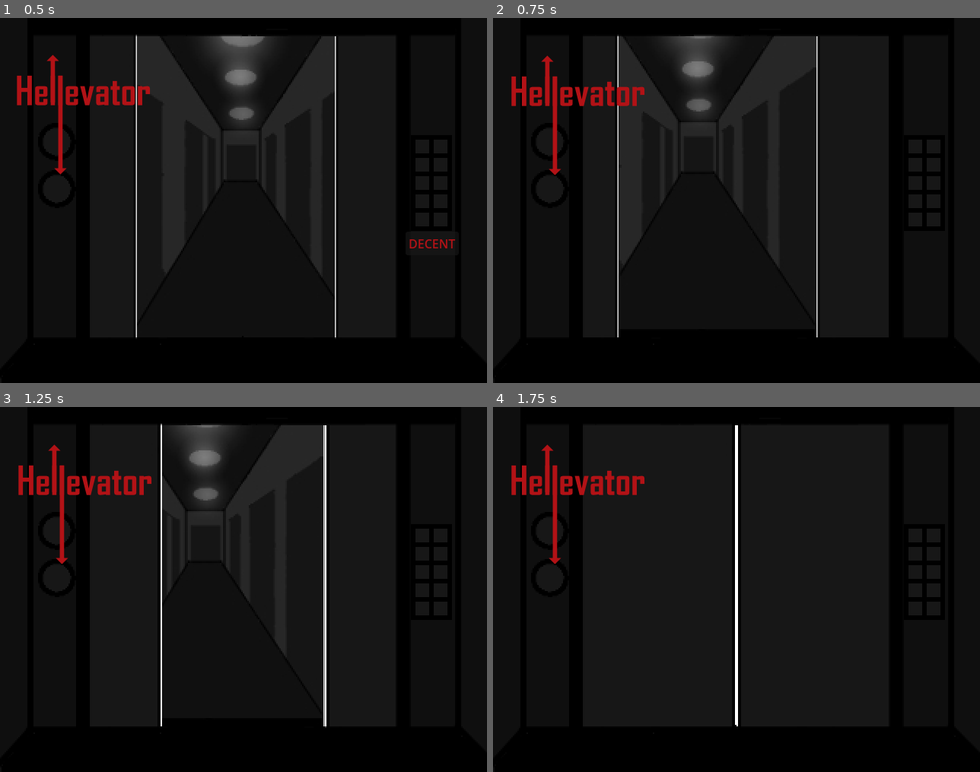
Above: before the commit, frames 1-4 (two rows, left to right).
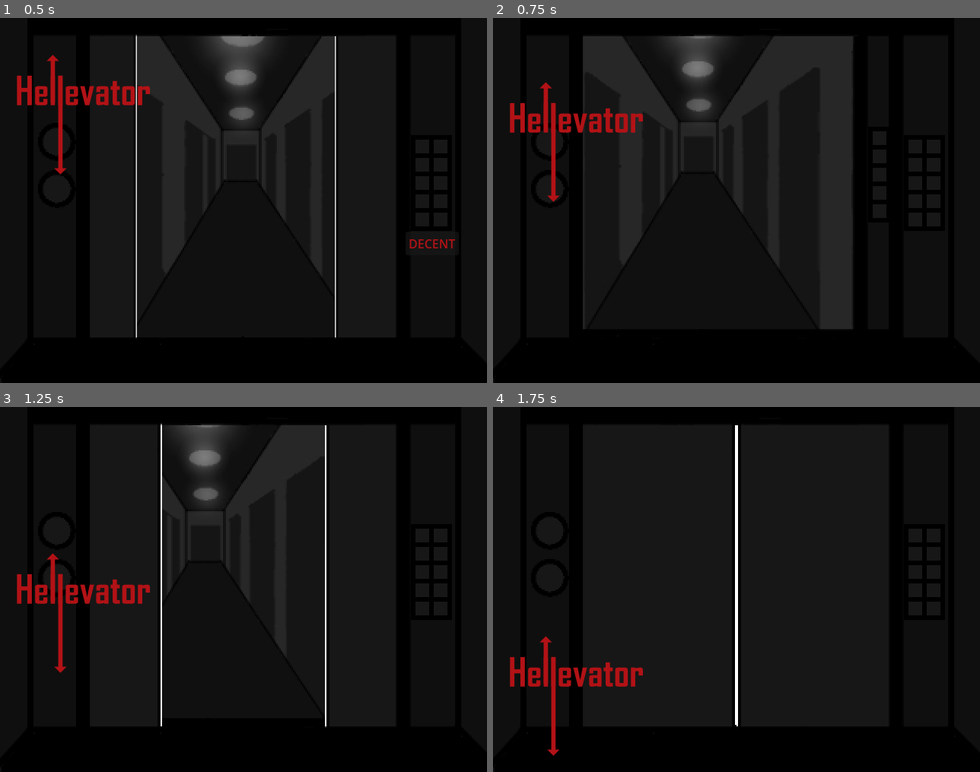
Above: after the commit, the same moments.

Repository: Crybaton/Hellevator
Game: Godot game, scene res://Scenes/start_menu_scene.tscn
The game is run twice, just before and just after one commit, with the same random seed, the same clock (stepped at 60 frames per second) and the same inputs.
Inputs:
- Up to frame 1 (0.5 s): no input
- Up to frame 2 (0.75 s): click "DECENT" at 0.5 s
- Up to frame 3 (1.25 s): no input
- Up to frame 4 (1.75 s): click "DECENT" at 1.25 s

Frame 1 is identical in both runs. In frame 2, 3.0% of the frame differs, in the area x 3-68%, y 4-88%; in frame 3, 3.0%; in frame 4, 2.7%.

Commit message:
Menü Update

Diff:
--- a/Scenes/start_menu_scene.tscn
+++ b/Scenes/start_menu_scene.tscn
@@ -9,6 +9,144 @@
 [ext_resource type="Texture2D" uid="uid://cw57o33mlp4gw" path="res://Assets/Finished/Elevator/Doors.png" id="4_fgyjo"]
 [ext_resource type="Texture2D" uid="uid://cd2piiafyk6x" path="res://Assets/Placeholder/HELLEVATOR Logo.png" id="7_kwaka"]
 
+[sub_resource type="Animation" id="Animation_3yj3u"]
+resource_name = "LogoDown"
+length = 2.0
+tracks/0/type = "value"
+tracks/0/imported = false
+tracks/0/enabled = true
+tracks/0/path = NodePath("ParallaxAtHome/Logo:size")
+tracks/0/interp = 1
+tracks/0/loop_wrap = true
+tracks/0/keys = {
+"times": PackedFloat32Array(0),
+"transitions": PackedFloat32Array(1),
+"update": 0,
+"values": [Vector2(640, 480)]
+}
+tracks/1/type = "value"
+tracks/1/imported = false
+tracks/1/enabled = true
+tracks/1/path = NodePath("ParallaxAtHome/Logo:position")
+tracks/1/interp = 1
+tracks/1/loop_wrap = true
+tracks/1/keys = {
+"times": PackedFloat32Array(0, 2),
+"transitions": PackedFloat32Array(1, 1),
+"update": 0,
+"values": [Vector2(0, 0), Vector2(0, 433.17)]
+}
+
+[sub_resource type="Animation" id="Animation_kwaka"]
+length = 0.001
+tracks/0/type = "value"
+tracks/0/imported = false
+tracks/0/enabled = true
+tracks/0/path = NodePath("ParallaxAtHome/Logo:size")
+tracks/0/interp = 1
+tracks/0/loop_wrap = true
+tracks/0/keys = {
+"times": PackedFloat32Array(0),
+"transitions": PackedFloat32Array(1),
+"update": 0,
+"values": [Vector2(640, 480)]
+}
+tracks/1/type = "value"
+tracks/1/imported = false
+tracks/1/enabled = true
+tracks/1/path = NodePath("ParallaxAtHome/Logo:position")
+tracks/1/interp = 1
+tracks/1/loop_wrap = true
+tracks/1/keys = {
+"times": PackedFloat32Array(0),
+"transitions": PackedFloat32Array(1),
+"update": 0,
+"values": [Vector2(0, 0)]
+}
+tracks/2/type = "value"
+tracks/2/imported = false
+tracks/2/enabled = true
+tracks/2/path = NodePath("ParallaxAtHome/Doors:size")
+tracks/2/interp = 1
+tracks/2/loop_wrap = true
+tracks/2/keys = {
+"times": PackedFloat32Array(0),
+"transitions": PackedFloat32Array(1),
+"update": 0,
+"values": [Vector2(640, 480)]
+}
+tracks/3/type = "value"
+tracks/3/imported = false
+tracks/3/enabled = true
+tracks/3/path = NodePath("ParallaxAtHome/Doors:position")
+tracks/3/interp = 1
+tracks/3/loop_wrap = true
+tracks/3/keys = {
+"times": PackedFloat32Array(0),
+"transitions": PackedFloat32Array(1),
+"update": 0,
+"values": [Vector2(0, 0)]
+}
+tracks/4/type = "value"
+tracks/4/imported = false
+tracks/4/enabled = true
+tracks/4/path = NodePath("ParallaxAtHome/Doors:scale")
+tracks/4/interp = 1
+tracks/4/loop_wrap = true
+tracks/4/keys = {
+"times": PackedFloat32Array(0),
+"transitions": PackedFloat32Array(1),
+"update": 0,
+"values": [Vector2(1, 1)]
+}
+
+[sub_resource type="Animation" id="Animation_yye11"]
+resource_name = "DoorRemove"
+length = 0.5
+tracks/0/type = "value"
+tracks/0/imported = false
+tracks/0/enabled = true
+tracks/0/path = NodePath("ParallaxAtHome/Doors:size")
+tracks/0/interp = 1
+tracks/0/loop_wrap = true
+tracks/0/keys = {
+"times": PackedFloat32Array(0, 0.466667),
+"transitions": PackedFloat32Array(1, 1),
+"update": 0,
+"values": [Vector2(640, 480), Vector2(1200, 480)]
+}
+tracks/1/type = "value"
+tracks/1/imported = false
+tracks/1/enabled = true
+tracks/1/path = NodePath("ParallaxAtHome/Doors:position")
+tracks/1/interp = 1
+tracks/1/loop_wrap = true
+tracks/1/keys = {
+"times": PackedFloat32Array(0, 0.466667),
+"transitions": PackedFloat32Array(1, 1),
+"update": 0,
+"values": [Vector2(0, 0), Vector2(-262, 0)]
+}
+tracks/2/type = "value"
+tracks/2/imported = false
+tracks/2/enabled = true
+tracks/2/path = NodePath("ParallaxAtHome/Doors:scale")
+tracks/2/interp = 1
+tracks/2/loop_wrap = true
+tracks/2/keys = {
+"times": PackedFloat32Array(0, 0.466667),
+"transitions": PackedFloat32Array(1, 1),
+"update": 0,
+"values": [Vector2(1, 1), Vector2(1, 1)]
+}
+
+[sub_resource type="AnimationLibrary" id="AnimationLibrary_yye11"]
+_data = {
+&"DoorRemove": SubResource("Animation_yye11"),
+&"LogoDown": SubResource("Animation_3yj3u"),
+&"RESET": SubResource("Animation_kwaka")
+}
+
 [node name="StartMenuScene" type="Node2D"]
 script = ExtResource("1_3yj3u")
 
@@ -43,8 +181,8 @@
 texture = ExtResource("3_85mc1")
 
 [node name="Doors" type="TextureRect" parent="ParallaxAtHome"]
-offset_right = 40.0
-offset_bottom = 40.0
+offset_right = 640.0
+offset_bottom = 480.0
 texture = ExtResource("4_fgyjo")
 
 [node name="DoorFrame" type="TextureRect" parent="ParallaxAtHome"]
@@ -75,4 +213,9 @@
 theme_override_colors/font_color = Color(0.698039, 0.0705882, 0.0862745, 1)
 text = "DECENT"
 
+[node name="AnimationLogo" type="AnimationPlayer" parent="."]
+libraries = {
+&"": SubResource("AnimationLibrary_yye11")
+}
+
 [connection signal="pressed" from="ButtonStart" to="." method="_on_button_start_pressed"]
--- a/Scripts/start_menu_scene.gd
+++ b/Scripts/start_menu_scene.gd
@@ -2,4 +2,7 @@
 
 
 func _on_button_start_pressed():
+
 	SceneTransition.change_scene("res://Scenes/elevator.tscn")
+	$ParallaxAtHome/Doors.hide()
+	$AnimationLogo.play("LogoDown")
Not shown: 1 places in Scenes/start_menu_scene.tscn that only renumber resources
